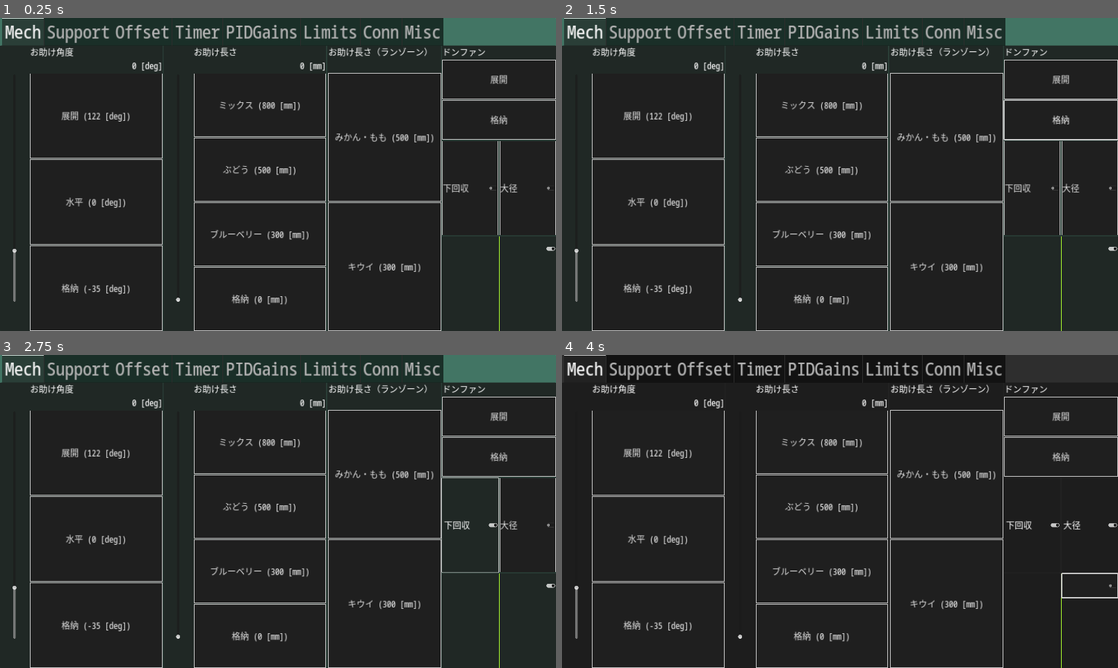
Above: before the commit, frames 1-4 (two rows, left to right).
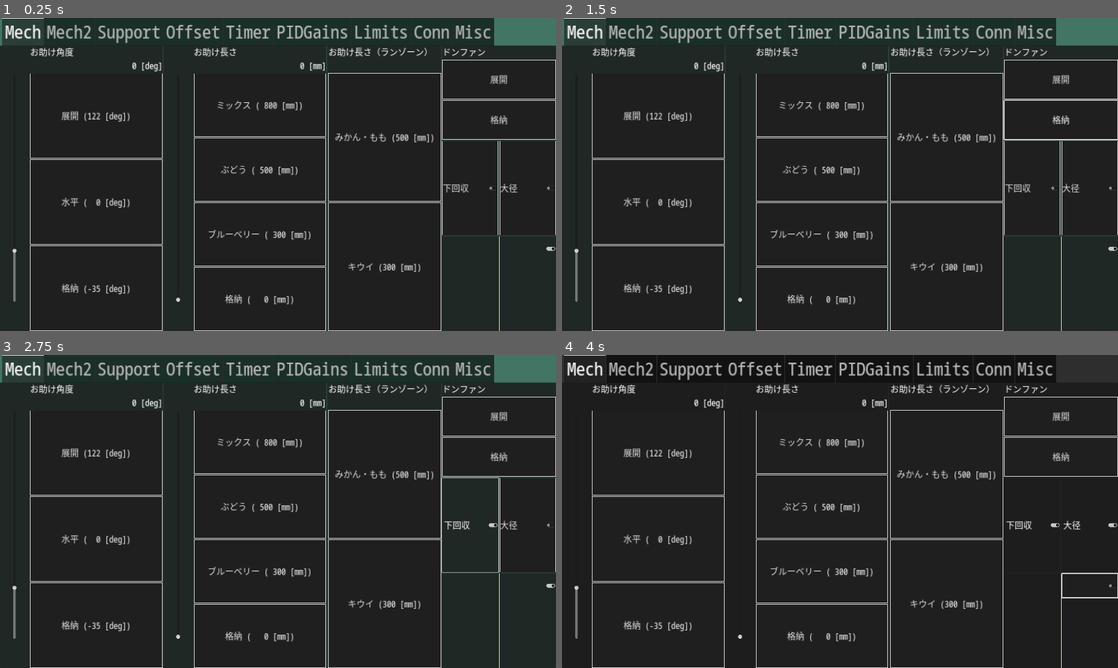
Above: after the commit, the same moments.

Repository: omuct-robotclub/nhk2023-team-a-controller
Game: Godot game, scene res://controls/controller.tscn
Two runs of this game, one before a commit and one after it. Both use one fixed random seed, a clock stepped at 60 frames per second and the inputs below.
Inputs (mouse positions are in pixels of both pictures, inside the frame that each line leads up to):
- Up to frame 1 (0.25 s): no input
- Up to frame 2 (1.5 s): click "展開" at 0.5 s; click "格納" at 1.25 s
- Up to frame 3 (2.75 s): click "下回収" at 2 s
- Up to frame 4 (4 s): click "大径" at 2.75 s; click (1090, 586) at 3.52 s

The runs differ from the first frame. In frame 1, 3.4% of the frame differs, in the area x 8-89%, y 0-92%; in frame 2, 3.4%; in frame 3, 3.4%; in frame 4, 3.4%.

Commit message:
a big change

Diff:
--- a/controls/controller.tscn
+++ b/controls/controller.tscn
@@ -8,7 +8,6 @@
 [ext_resource type="Script" path="res://scripts/time_signal.gd" id="4_taf0e"]
 [ext_resource type="Script" path="res://scripts/support_controller.gd" id="4_yedj2"]
 [ext_resource type="PackedScene" uid="uid://d3u0tvvu78rlr" path="res://controls/connection_indicator.tscn" id="5_2ccwf"]
-[ext_resource type="PackedScene" uid="uid://d0ej8q12otx8p" path="res://controls/parameter_button.tscn" id="5_os7o2"]
 [ext_resource type="PackedScene" uid="uid://cc4ksg2t1kxax" path="res://controls/pid_gain_controller.tscn" id="6_waxgt"]
 [ext_resource type="Script" path="res://scripts/arm_angle_controller.gd" id="7_8lga2"]
 [ext_resource type="PackedScene" uid="uid://do7v7wvbjylin" path="res://controls/slider_with_preset_buttons.tscn" id="8_36cg0"]
@@ -17,6 +16,7 @@
 [ext_resource type="Script" path="res://scripts/expander_controller.gd" id="10_yswmu"]
 [ext_resource type="Script" path="res://scripts/donfan_controller.gd" id="11_74va8"]
 [ext_resource type="Script" path="res://scripts/collector_controller.gd" id="12_0dauf"]
+[ext_resource type="Script" path="res://scripts/mech2_controller.gd" id="12_ck5th"]
 [ext_resource type="PackedScene" uid="uid://bchevd0lkkn66" path="res://controls/steer_controller.tscn" id="14_ljk4t"]
 [ext_resource type="Script" path="res://scripts/cmd_vel_publisher_enable_button.gd" id="14_xppwc"]
 [ext_resource type="PackedScene" uid="uid://d8u6tnxsamax" path="res://controls/target_vel_indicator.tscn" id="15_2luak"]
@@ -74,9 +74,9 @@
 grow_vertical = 2
 display_name = "お助け角度"
 save_name = "arm_angle"
-value_format = "%5.0f [deg]"
-button_name_format = "%s (%0.0f [deg])"
-min_value = -60.0
+value_format = "%3.0f [deg]"
+button_name_format = "%s (%3.0f [deg])"
+min_value = -35.0
 max_value = 110.0
 preset_names = Array[String](["展開", "水平", "格納"])
 preset_values = Array[float]([122.5, 1.45519e-11, -35.0])
@@ -97,7 +97,8 @@
 grow_vertical = 2
 display_name = "お助け長さ"
 save_name = "arm_length"
-button_name_format = "%s (%0.0f [mm])"
+value_format = "%4.0f [mm]"
+button_name_format = "%s (%4.0f [mm])"
 max_value = 1000.0
 preset_names = Array[String](["ミックス", "ぶどう", "ブルーベリー", "格納"])
 preset_values = Array[float]([800.0, 500.0, 300.0, 0.0])
@@ -220,6 +221,135 @@
 grow_horizontal = 0
 script = ExtResource("14_xppwc")
 
+[node name="Mech2" type="Panel" parent="MarginContainer/MainController/TabContainer"]
+visible = false
+layout_mode = 2
+script = ExtResource("12_ck5th")
+
+[node name="HBoxContainer" type="HBoxContainer" parent="MarginContainer/MainController/TabContainer/Mech2"]
+layout_mode = 1
+anchors_preset = 15
+anchor_right = 1.0
+anchor_bottom = 1.0
+grow_horizontal = 2
+grow_vertical = 2
+
+[node name="ArmAngle" parent="MarginContainer/MainController/TabContainer/Mech2/HBoxContainer" instance=ExtResource("8_36cg0")]
+layout_mode = 2
+size_flags_horizontal = 3
+display_name = "お助け角度"
+save_name = "arm_angle_cheat"
+value_format = "%3.0f [deg]"
+button_name_format = "%s (%3.0f [deg])"
+min_value = -35.0
+max_value = 122.5
+preset_names = Array[String](["1", "2", "3", "4", "5", "6", "7", "8"])
+preset_values = Array[float]([0.0, 0.0, 0.0, 0.0, 0.0, 0.0, 0.0, 0.0])
+container_type = 1
+
+[node name="ArmLength" parent="MarginContainer/MainController/TabContainer/Mech2/HBoxContainer" instance=ExtResource("8_36cg0")]
+layout_mode = 2
+size_flags_horizontal = 3
+display_name = "お助け長さ"
+save_name = "arm_length_cheat"
+value_format = "%4.0f [mm]"
+button_name_format = "%s (%4.0f [mm])"
+max_value = 1000.0
+preset_names = Array[String](["1", "2", "3", "4", "5", "6", "7", "8"])
+preset_values = Array[float]([0.0, 0.0, 0.0, 0.0, 0.0, 0.0, 0.0, 0.0])
+container_type = 1
+
+[node name="VBoxContainer" type="VBoxContainer" parent="MarginContainer/MainController/TabContainer/Mech2/HBoxContainer"]
+layout_mode = 2
+size_flags_horizontal = 3
+size_flags_stretch_ratio = 0.7
+
+[node name="DonfanController" type="Panel" parent="MarginContainer/MainController/TabContainer/Mech2/HBoxContainer/VBoxContainer"]
+layout_mode = 2
+size_flags_horizontal = 3
+size_flags_vertical = 3
+script = ExtResource("11_74va8")
+
+[node name="VBoxContainer" type="VBoxContainer" parent="MarginContainer/MainController/TabContainer/Mech2/HBoxContainer/VBoxContainer/DonfanController"]
+layout_mode = 1
+anchors_preset = 15
+anchor_right = 1.0
+anchor_bottom = 1.0
+grow_horizontal = 2
+grow_vertical = 2
+
+[node name="Label" type="Label" parent="MarginContainer/MainController/TabContainer/Mech2/HBoxContainer/VBoxContainer/DonfanController/VBoxContainer"]
+layout_mode = 2
+text = "ドンファン"
+
+[node name="Extend" type="Button" parent="MarginContainer/MainController/TabContainer/Mech2/HBoxContainer/VBoxContainer/DonfanController/VBoxContainer"]
+layout_mode = 2
+size_flags_vertical = 3
+text = "展開"
+
+[node name="Retract" type="Button" parent="MarginContainer/MainController/TabContainer/Mech2/HBoxContainer/VBoxContainer/DonfanController/VBoxContainer"]
+layout_mode = 2
+size_flags_vertical = 3
+text = "格納"
+
+[node name="HBoxContainer" type="HBoxContainer" parent="MarginContainer/MainController/TabContainer/Mech2/HBoxContainer/VBoxContainer"]
+layout_mode = 2
+size_flags_vertical = 3
+
+[node name="CollectorController" type="Panel" parent="MarginContainer/MainController/TabContainer/Mech2/HBoxContainer/VBoxContainer/HBoxContainer"]
+layout_mode = 2
+size_flags_horizontal = 3
+size_flags_vertical = 3
+size_flags_stretch_ratio = 0.5
+script = ExtResource("12_0dauf")
+
+[node name="CheckButton" type="CheckButton" parent="MarginContainer/MainController/TabContainer/Mech2/HBoxContainer/VBoxContainer/HBoxContainer/CollectorController"]
+layout_mode = 1
+anchors_preset = 15
+anchor_right = 1.0
+anchor_bottom = 1.0
+grow_horizontal = 2
+grow_vertical = 2
+size_flags_vertical = 3
+text = "下回収"
+
+[node name="LargeWheelController" type="Panel" parent="MarginContainer/MainController/TabContainer/Mech2/HBoxContainer/VBoxContainer/HBoxContainer"]
+layout_mode = 2
+size_flags_horizontal = 3
+size_flags_vertical = 3
+size_flags_stretch_ratio = 0.5
+script = ExtResource("10_p6ao5")
+
+[node name="CheckButton" type="CheckButton" parent="MarginContainer/MainController/TabContainer/Mech2/HBoxContainer/VBoxContainer/HBoxContainer/LargeWheelController"]
+layout_mode = 1
+anchors_preset = 15
+anchor_right = 1.0
+anchor_bottom = 1.0
+grow_horizontal = 2
+grow_vertical = 2
+size_flags_vertical = 3
+text = "大径"
+
+[node name="Panel" type="Panel" parent="MarginContainer/MainController/TabContainer/Mech2/HBoxContainer/VBoxContainer"]
+layout_mode = 2
+size_flags_vertical = 3
+
+[node name="CmdVelIndicator" parent="MarginContainer/MainController/TabContainer/Mech2/HBoxContainer/VBoxContainer/Panel" instance=ExtResource("15_2luak")]
+layout_mode = 2
+anchors_preset = 0
+size_flags_horizontal = 3
+size_flags_vertical = 3
+
+[node name="CheckButton" type="CheckButton" parent="MarginContainer/MainController/TabContainer/Mech2/HBoxContainer/VBoxContainer/Panel"]
+layout_mode = 1
+anchors_preset = 1
+anchor_left = 1.0
+anchor_right = 1.0
+offset_left = -194.0
+offset_bottom = 84.0
+grow_horizontal = 0
+script = ExtResource("14_xppwc")
+
 [node name="Support" type="Panel" parent="MarginContainer/MainController/TabContainer"]
 visible = false
 layout_mode = 2
@@ -261,14 +391,6 @@
 [node name="Label" type="Label" parent="MarginContainer/MainController/TabContainer/Support/HBoxContainer/ArmControlButtons"]
 layout_mode = 2
 text = "角度調整"
-
-[node name="ArmLockButton" parent="MarginContainer/MainController/TabContainer/Support/HBoxContainer/ArmControlButtons" instance=ExtResource("5_os7o2")]
-layout_mode = 2
-size_flags_vertical = 3
-text = "ロック"
-auto_init = true
-node_name = "/can_bridge"
-parameter_name = "lock_arm_angle"
 
 [node name="ArmVirticalButton" type="Button" parent="MarginContainer/MainController/TabContainer/Support/HBoxContainer/ArmControlButtons"]
 layout_mode = 2
--- a/controls/slider_with_preset_buttons.tscn
+++ b/controls/slider_with_preset_buttons.tscn
@@ -23,6 +23,7 @@
 max_value = 500.0
 
 [node name="VBoxContainer" type="VBoxContainer" parent="."]
+unique_name_in_owner = true
 layout_mode = 2
 size_flags_horizontal = 3
 
@@ -34,8 +35,3 @@
 unique_name_in_owner = true
 layout_mode = 2
 horizontal_alignment = 2
-
-[node name="Buttons" type="VBoxContainer" parent="VBoxContainer"]
-unique_name_in_owner = true
-layout_mode = 2
-size_flags_vertical = 3
--- a/scripts/main.gd
+++ b/scripts/main.gd
@@ -3,6 +3,7 @@
 const WebsocketTransport = preload("res://scripts/websocket_transport.gd")
 
 func _ready() -> void:
-    var tp = WebsocketTransport.new()
-    tp.open()
-    rosbridge.add_transport(tp)
+    pass
+#    var tp = WebsocketTransport.new()
+#    tp.open()
+#    rosbridge.add_transport(tp)
--- /dev/null
+++ b/scripts/mech2_controller.gd
@@ -0,0 +1,25 @@
+extends Panel
+
+@onready var arm_angle_slider: SliderWithPresetButtons = $HBoxContainer/ArmAngle
+@onready var arm_length_slider: SliderWithPresetButtons = $HBoxContainer/ArmLength
+
+func _ready() -> void:
+    arm_angle_slider.slider.max_value = rad_to_deg(RobotInterface.ARM_ANGLE_MAX)
+    arm_angle_slider.slider.min_value = rad_to_deg(RobotInterface.ARM_ANGLE_MIN)
+    arm_angle_slider.submitted.connect(
+        func():
+            RobotInterface.set_arm_angle(deg_to_rad(arm_angle_slider.slider.value))
+    )
+    RobotInterface.arm_angle_changed.connect(
+        func():
+            arm_angle_slider.slider.value = rad_to_deg(RobotInterface.arm_angle)
+    )
+
+    arm_length_slider.submitted.connect(
+        func():
+            RobotInterface.set_arm_length(arm_length_slider.slider.value / 1000)
+    )
+    RobotInterface.arm_length_changed.connect(
+        func():
+            arm_length_slider.slider.value = RobotInterface.arm_length * 1000
+    )
--- a/scripts/robot_controller.gd
+++ b/scripts/robot_controller.gd
@@ -22,6 +22,9 @@
 @onready var arm_length_slider_runzone: HBoxContainer = $TabContainer/Mech/ArmLengthControllerRunZone/Slider
 @onready var linear_acc_limit: HBoxContainer = $TabContainer/Limits/MarginContainer/HBoxContainer/LinearAccLimit
 @onready var angular_acc_limit: HBoxContainer = $TabContainer/Limits/MarginContainer/HBoxContainer/AngularAccLimit
+@onready var cheat_arm_angle: HBoxContainer = $TabContainer/Mech2/HBoxContainer/ArmAngle
+@onready var cheat_arm_length: HBoxContainer = $TabContainer/Mech2/HBoxContainer/ArmLength
+
 
 func _ready() -> void:
     cmd_vel_indicator_.max_linear_velocity = max_linear_speed
@@ -76,7 +79,8 @@
     var dt := (now - _prev_time) * 1e-3
     _prev_time = now
     for device in CustomInput.allowed_device:
-        if not Input.is_joy_button_pressed(device, JOY_BUTTON_RIGHT_SHOULDER):
+        if not Input.is_joy_button_pressed(device, JOY_BUTTON_RIGHT_SHOULDER) \
+            and not Input.is_joy_button_pressed(device, JOY_BUTTON_LEFT_SHOULDER):
             var reverse := _is_reverse(device)
             if Input.is_joy_button_pressed(device, JOY_BUTTON_X):
                 if reverse:
@@ -99,13 +103,10 @@
 
     var slow_mode := false
     for device in CustomInput.allowed_device:
-        var mirror_mode := Input.is_joy_button_pressed(device, JOY_BUTTON_LEFT_SHOULDER)
         slow_mode = slow_mode || _is_slow_mode(device)
         var left_stick := _get_joy_stick(device, JOY_AXIS_LEFT_X, JOY_AXIS_LEFT_Y)
         var right_stick := _get_joy_stick(device, JOY_AXIS_RIGHT_X, JOY_AXIS_RIGHT_Y)
         var mul := _get_velocity_multiplier(device)
-        if mirror_mode:
-            left_stick = -left_stick
         linear.x += left_stick.y * mul
         linear.y += left_stick.x * mul
         angular += right_stick.x * mul
@@ -125,19 +126,20 @@
     RobotInterface.in_course = in_course
     RobotInterface.out_course = out_course
 
+func _cheat(index: int) -> void:
+    assert(1 <= index and index <= 8)
+    cheat_arm_angle.buttons.get_child(index-1).normal_pressed.emit()
+    cheat_arm_length.buttons.get_child(index-1).normal_pressed.emit()
+
 func _input(event: InputEvent) -> void:
     var reverse := _is_reverse(event.device)
 
     if event is InputEventJoypadButton and event.pressed:
         if event.device not in CustomInput.allowed_device: return
-        match [event.button_index, Input.is_joy_button_pressed(event.device, JOY_BUTTON_RIGHT_SHOULDER)]:
-            [JOY_BUTTON_RIGHT_STICK, _]:
-                RobotInterface.set_enable_large_wheel(not RobotInterface.enable_large_wheel)
-
-            [JOY_BUTTON_MISC1, _]:
-                RobotInterface.set_enable_large_wheel(not RobotInterface.enable_large_wheel)
-
-            [JOY_BUTTON_START, _]:
+        var l1 := Input.is_joy_button_pressed(event.device, JOY_BUTTON_LEFT_SHOULDER)
+        var r1 := Input.is_joy_button_pressed(event.device, JOY_BUTTON_RIGHT_SHOULDER)
+        match [event.button_index, l1, r1]:
+            [JOY_BUTTON_START, _, _]:
                 var tab_idx := tab_container.current_tab
                 if reverse:
                     tab_idx -= 1
@@ -146,42 +148,37 @@
                     tab_idx += 1
                 tab_container.current_tab = tab_idx % tab_container.get_child_count()
 
-            [JOY_BUTTON_LEFT_STICK, _]:
-                RobotInterface.set_enable_wall_tracking(not RobotInterface.enable_wall_tracking)
-
-            [JOY_BUTTON_A, false]:
-                RobotInterface.start_unwinding()
-
-            [JOY_BUTTON_Y, false]:
-                if reverse:
-                    _retract_all()
-                else:
-                    _expand_all()
-
-            [JOY_BUTTON_X, true]:
-                RobotInterface.set_arm_length(0.0)
-
-            [JOY_BUTTON_Y, true]:
-                arm_length_slider.buttons.get_child(0).normal_pressed.emit()
-
-            [JOY_BUTTON_B, true]:
-                arm_length_slider.buttons.get_child(1).normal_pressed.emit()
-
-            [JOY_BUTTON_A, true]:
-                arm_length_slider.buttons.get_child(2).normal_pressed.emit()
-
-            [JOY_BUTTON_DPAD_UP, _]:
-                if reverse:
-                    _retract_all()
-                else:
-                    _expand_runzone()
-
-            [JOY_BUTTON_DPAD_RIGHT, _]:
-                arm_length_slider_runzone.buttons.get_child(0).normal_pressed.emit()
-
-            [JOY_BUTTON_DPAD_DOWN, _]:
-                RobotInterface.set_collector_cmd(not RobotInterface.collector_cmd)
-#                arm_length_slider_runzone.buttons.get_child(1).normal_pressed.emit()
+            [JOY_BUTTON_DPAD_UP, false, false]: _cheat(1)
+            [JOY_BUTTON_DPAD_DOWN, false, false]: RobotInterface.set_collector_cmd(not RobotInterface.collector_cmd)
+            [JOY_BUTTON_DPAD_LEFT, false, false]: _cheat(2)
+            [JOY_BUTTON_DPAD_RIGHT, false, false]: _cheat(3)
+
+            [JOY_BUTTON_Y, false, false]:
+                if reverse: _retract_all()
+                else: _expand_all()
+            [JOY_BUTTON_A, false, false]: RobotInterface.start_unwinding()
+
+            [JOY_BUTTON_Y, true, false]:
+                if reverse: _retract_all()
+                else: _expand_runzone()
+            [JOY_BUTTON_B, true, false]: arm_length_slider_runzone.buttons.get_child(0).normal_pressed.emit()
+            [JOY_BUTTON_A, true, false]: arm_length_slider_runzone.buttons.get_child(1).normal_pressed.emit()
+            [JOY_BUTTON_X, true, false]: arm_length_slider_runzone.buttons.get_child(2).normal_pressed.emit()
+
+            [JOY_BUTTON_DPAD_UP, true, false]: _cheat(4)
+            [JOY_BUTTON_DPAD_DOWN, true, false]: _cheat(5)
+            [JOY_BUTTON_DPAD_LEFT, true, false]: _cheat(6)
+            [JOY_BUTTON_DPAD_RIGHT, true, false]: _cheat(7)
+
+            [JOY_BUTTON_LEFT_STICK, _, _]: RobotInterface.set_enable_wall_tracking(not RobotInterface.enable_wall_tracking)
+
+            [JOY_BUTTON_Y, false, true]: arm_length_slider.buttons.get_child(0).normal_pressed.emit()
+            [JOY_BUTTON_B, false, true]: arm_length_slider.buttons.get_child(1).normal_pressed.emit()
+            [JOY_BUTTON_A, false, true]: arm_length_slider.buttons.get_child(2).normal_pressed.emit()
+            [JOY_BUTTON_X, false, true]: RobotInterface.set_arm_length(0.0)
+
+            [JOY_BUTTON_RIGHT_STICK, _, _]: RobotInterface.set_enable_large_wheel(not RobotInterface.enable_large_wheel)
+            [JOY_BUTTON_MISC1, _, _]: RobotInterface.set_enable_large_wheel(not RobotInterface.enable_large_wheel)
 
 var _working := false
 
--- a/scripts/slider_with_preset_buttons.gd
+++ b/scripts/slider_with_preset_buttons.gd
@@ -1,5 +1,10 @@
 extends HBoxContainer
 class_name SliderWithPresetButtons
+
+enum ContainerType {
+    VBox,
+    Grid,
+}
 
 @export var display_name: String
 @export var save_name: String
@@ -9,15 +14,28 @@
 @export var max_value := 500.0
 @export var preset_names: Array[String]
 @export var preset_values: Array[float]
+@export var container_type := ContainerType.VBox
+@export var columns := 2
 
 @onready var slider: VSlider = %Slider
 @onready var name_label: Label = %NameLabel
 @onready var current_value_label: Label = %CurrentValueLabel
-@onready var buttons: VBoxContainer = %Buttons
+@onready var v_box_container: VBoxContainer = %VBoxContainer
+@onready var buttons: Node
 
 signal submitted()
 
 func _ready() -> void:
+    match container_type:
+        ContainerType.VBox:
+            buttons = VBoxContainer.new()
+        ContainerType.Grid:
+            buttons = GridContainer.new()
+            buttons.columns = columns
+    buttons.size_flags_horizontal = Control.SIZE_EXPAND_FILL
+    buttons.size_flags_vertical = Control.SIZE_EXPAND_FILL
+    v_box_container.add_child(buttons)
+
     name_label.text = display_name
     slider.min_value = min_value
     slider.max_value = max_value
